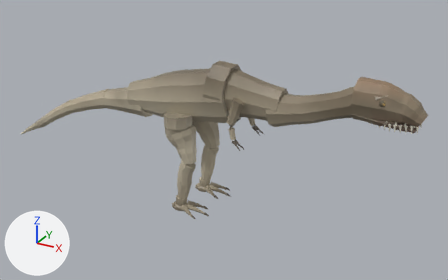
Two versions of the glTF model examples/dinobrawl-3d/assets/trex.glb, one commit apart.
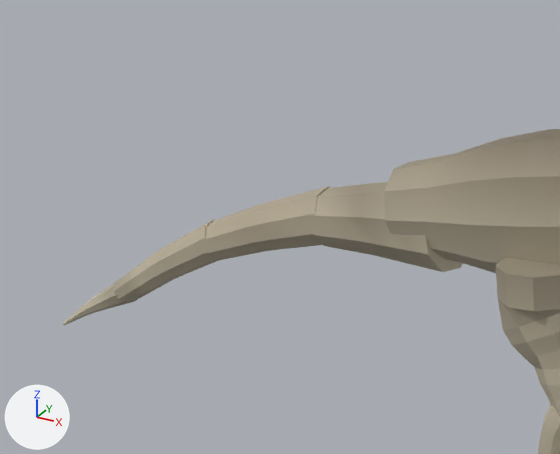
The first picture shows the older version from a camera (50 mm lens) standing at (6.71, -11.79, 7.74) and looking at (0.02, 0.38, 1.66). The close-ups show the older and then the newer version on the part from 0% to 41% of the width and 10% to 63% of the height of that picture. Only the edits that show in the close-ups are written down. Lighting does not change. The marker at lower left points along +X, +Y and +Z. Where no turn or scale is listed for an object, it has been applied to the vertices. Vertices at exactly the same position are counted once.

The first close-up shows 'bodym', 'shinmR', 'tailm1', 'tailm2', 'tailm3', 'tailm4', 'thighmR'.
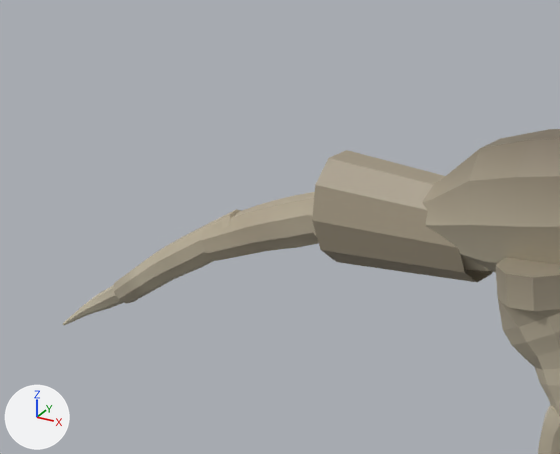
Boxes [x1, y1, x2, y2] around the edits, measured in the close-ups (560 x 454 px; the box of a moved part takes in the faces that stretch with it):
'bodym', reshaped
    before: [384, 129, 560, 273]
    after: [422, 129, 560, 273]
'hipm', added (brown)
    after: [312, 150, 493, 282]
part 1 of me_bodym_019, moved or reshaped
    before: [384, 139, 498, 273]
    after: [422, 149, 496, 273]
part 2 of me_tailm1_015, moved or reshaped (mostly hidden afterwards)
    before: [374, 190, 463, 272]
    after: [461, 255, 490, 271]

The change, as a diff of the scene's bpy script:
```diff
--- a/examples/dinobrawl-3d/assets/trex.glb.py
+++ b/examples/dinobrawl-3d/assets/trex.glb.py
@@ me_bodym_019 @@
 me_bodym_019.from_pydata(...)  # 130 vertices, 256 faces; spans x -2.36..1.71, y -0.52..0.52, z 2.16..3.72
 # used by ob_bodym; location = (0.0, 0.0, 0.0)
+# me_bodym_019 part 1: 20 of 130 vertices moved; they spanned x -2.36..-1.77, y -0.38..0.38, z 2.16..3.02 and now span x -2.36..-1.77, y -0.33..0.33, z 2.21..2.85; mean shift (0.0, 0.0, -0.07); largest move (-2.36, 0.11, 2.88) -> (-2.36, 0.07, 2.61)
 me_bodym_019.materials.append(mat_defaultmaterial_004)
@@ me_tailm1_015 @@
 # used by ob_tailm1; location = (0.0, 0.0, 0.0)
-me_tailm1_015.from_pydata(...)  # 72 vertices, 140 faces; spans x -3.205..-1.864, y -0.338..0.36, z 2.04..2.814
+me_tailm1_015.from_pydata(...)  # 72 vertices, 140 faces; spans x -3.205..-1.439, y -0.303..0.329, z 2.04..2.828
+# me_tailm1_015 part 2: 27 of 72 vertices moved; they spanned x -2.297..-1.864, y -0.338..0.36, z 2.049..2.814 and now span x -2.272..-1.439, y -0.303..0.329, z 2.056..2.828; mean shift (0.228, 0.002, 0.026); largest move (-1.937, 0.063, 2.814) -> (-1.486, 0.06, 2.828)
 me_tailm1_015.materials.append(mat_defaultmaterial_015)
@@ me_hipm @@
+me_hipm.from_pydata(...)  # 30 vertices, 40 faces; spans x -3.014..-1.584, y -0.391..0.391, z 1.947..2.873
+me_hipm.materials.append(mat_defaultmaterial_005)
@@ ob_hipm @@
+ob_hipm = bpy.data.objects.new('hipm', me_hipm)
+ob_hipm.location = (0.0, 0.0, 0.0)
```
